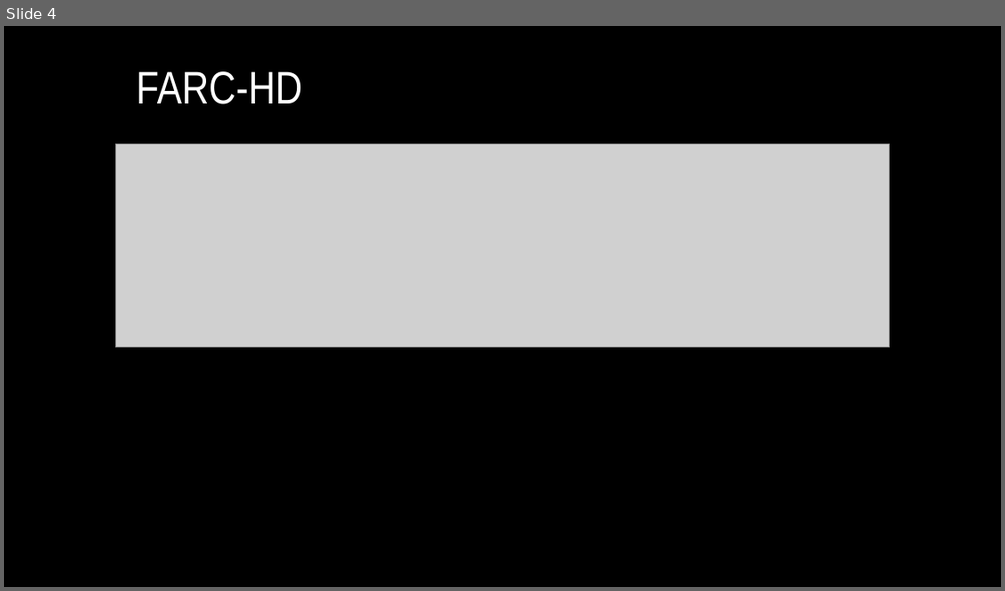
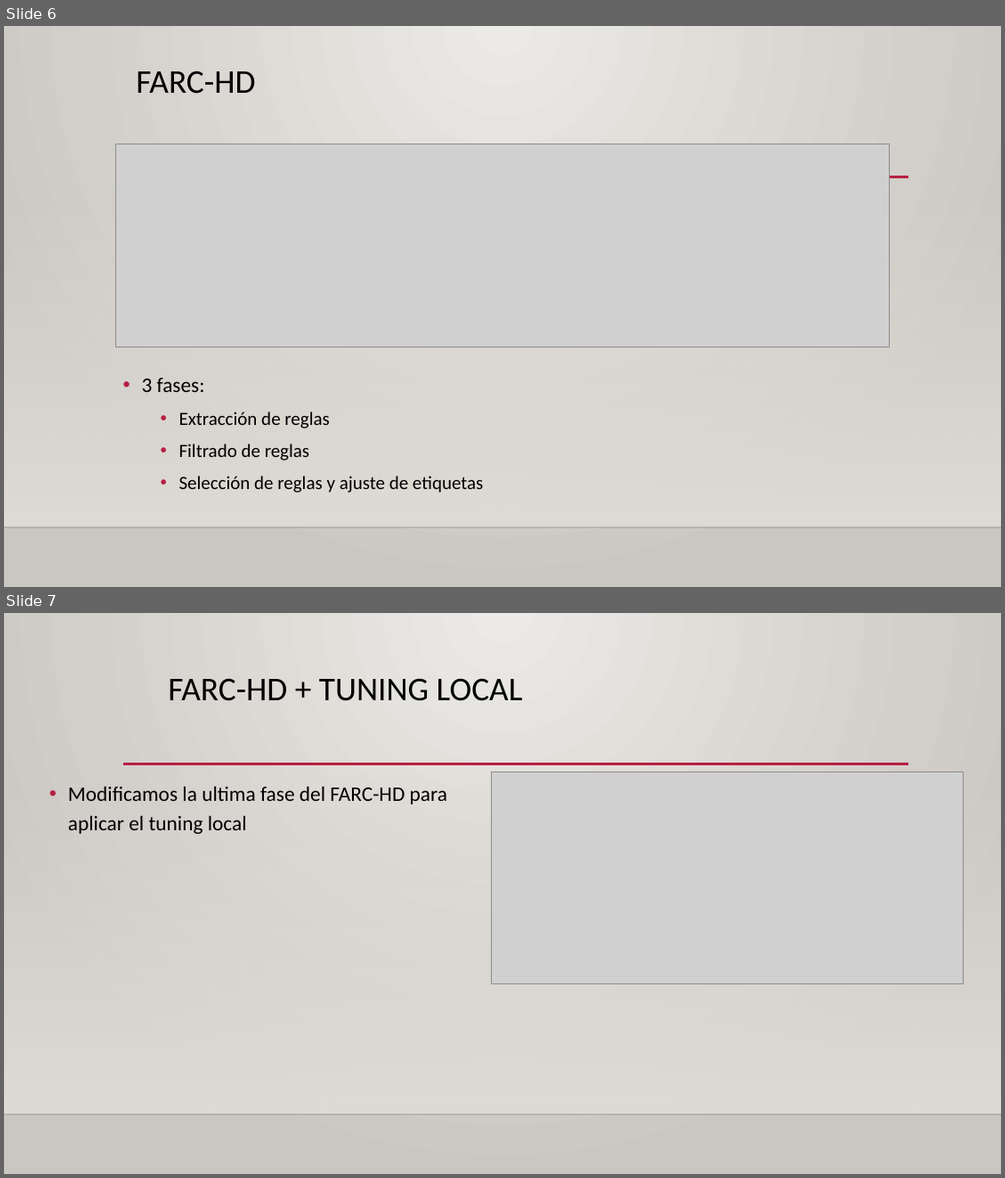
Before and after one commit to Tiburtzio/TFG, a slide deck: Docs/Presentacion.pptx. Shown one above the other, each under a label of ours: slide 4 before the commit, slides 6 and 7 after it. The pictures are 1005x591 and 1005x1178 pixels, drawn with LibreOffice and Linux fonts; fonts in the diff are those of the drawing; grey boxes stand for pictures; background and template pictures are left out. Boxes give left, top, right and bottom in pixels: in the first picture for what was removed or moved away, otherwise in the second. Text is boxed around its words. In the diff, an @@ line names an element or a change of style, - is before the commit and + after.

```diff
--- a/Docs/Presentacion.pptx
+++ b/Docs/Presentacion.pptx
@@ slide 7 added at box(4, 613, 1001, 1174), background gradient #ECEAE7 to #CAC7C1; not listed: 3 template elements that a slide beside it also shows @@
@@ title added at box(168, 678, 523, 701), 32 pt, text #000000 @@
+FARC-HD + TUNING LOCAL
@@ picture added at box(492, 771, 963, 984) @@
@@ text added at box(68, 786, 447, 834), 20 pt, text #000000 @@
+• Modificamos la ultima fase del FARC-HD para aplicar el tuning local
@@ what was slide 4 is now slide 6 @@
@@ slide 6 changed as well @@
@@ background #000000 to gradient #ECEAE7 to #CAC7C1 @@
@@ title "FARC-HD" at box(136, 70, 255, 94): size 44 to 32 pt, font Arial Narrow to Calibri, text colour #FFFFFF to #000000 @@
@@ line added from (123, 177) to (909, 177), #B71E42 2.5 pt @@
@@ rectangle added at box(4, 192, 1001, 527), fill gradient #DFDBD5 @@
@@ text added at box(142, 378, 483, 492), 18 pt, text #000000 @@
+• 3 fases:
+  • Extracción de reglas
+  • Filtrado de reglas
+  • Selección de reglas y ajuste de etiquetas
@@ line added from (4, 527) to (1001, 527), #000001 1 pt @@
```
Also in this commit, not shown: 4 other slides changed, 13 other slides added, 3 slides removed, 1 other file.
